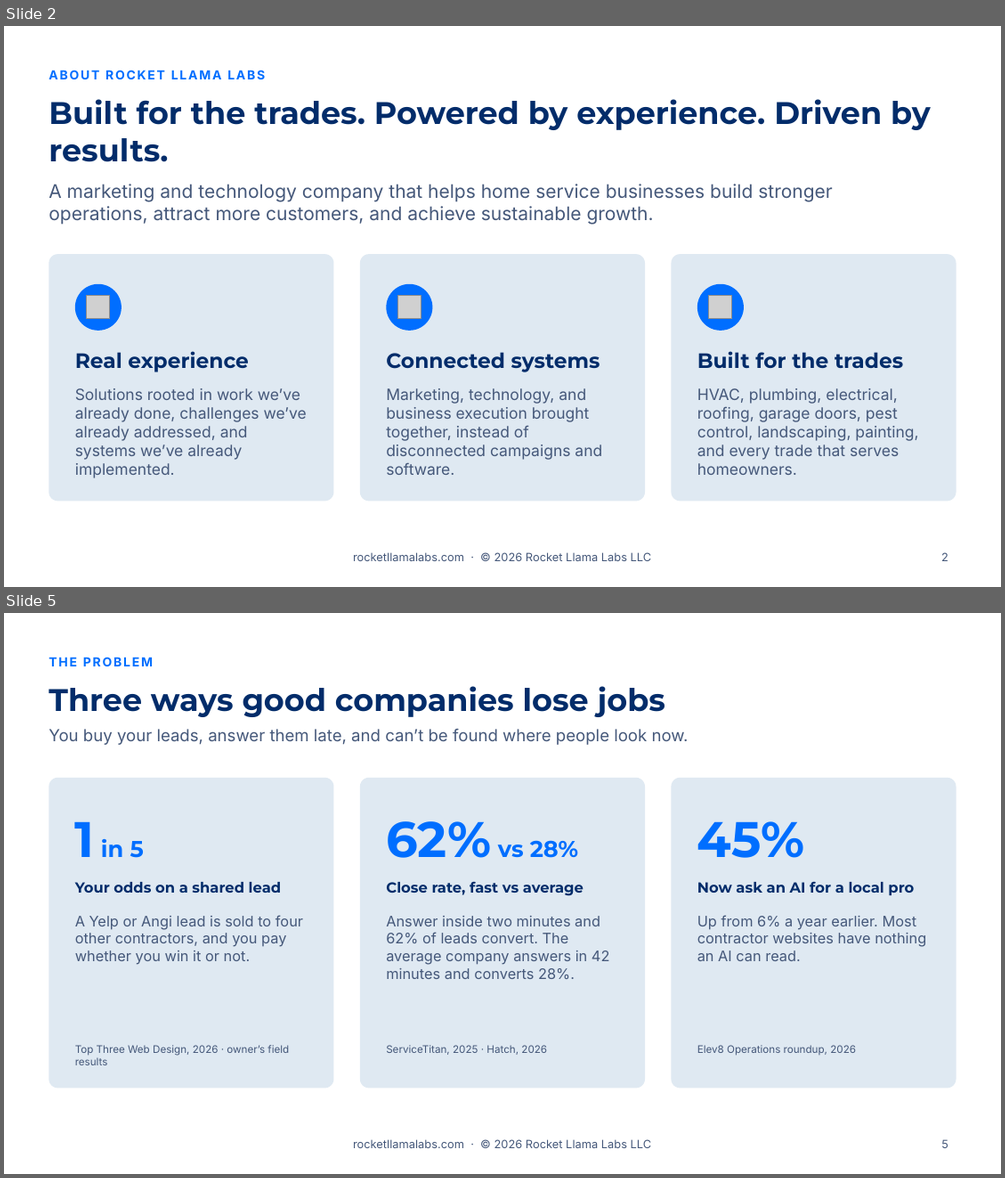
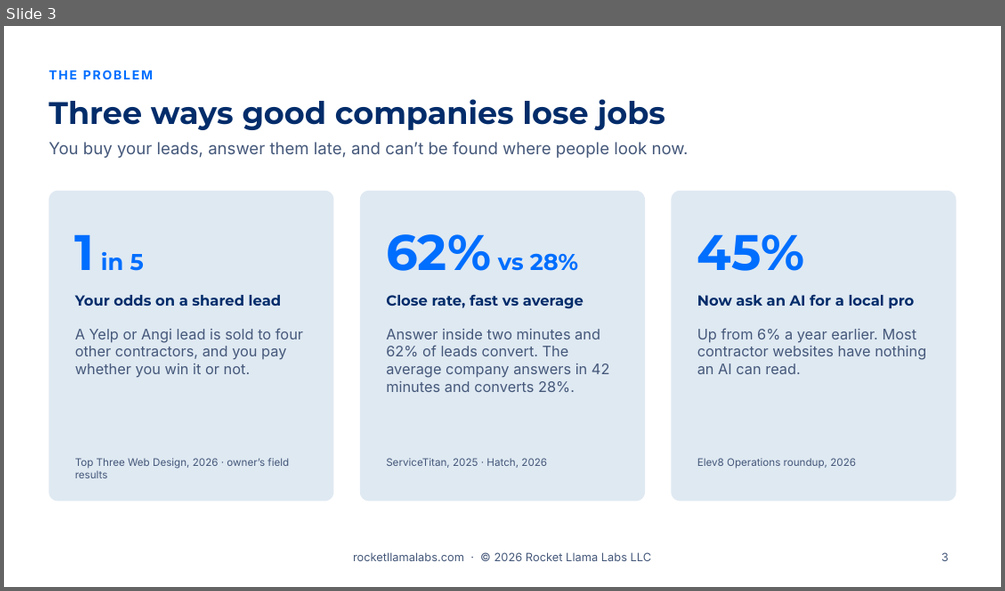
Before and after one commit to RocketLlamaLabs/rocketllama-website, a slide deck: public/slides/v1/rocket-llama-labs-sales-presentation-v1.pptx. Shown one above the other, each under a label of ours: slides 2 and 5 before the commit, slide 3 after it; the slides between them are not shown. The pictures are 1005x1178 and 1005x591 pixels, drawn with LibreOffice and Linux fonts; fonts in the diff are those of the drawing; grey boxes stand for pictures; background and template pictures are left out. Boxes give left, top, right and bottom in pixels: in the first picture for what was removed or moved away, otherwise in the second. Text is boxed around its words. In the diff, an @@ line names an element or a change of style, - is before the commit and + after.

```diff
--- a/public/slides/v1/rocket-llama-labs-sales-presentation-v1.pptx
+++ b/public/slides/v1/rocket-llama-labs-sales-presentation-v1.pptx
@@ slide 2 removed at [4, 26, 1001, 587], background #FFFFFF; not listed: 1 template element that a slide beside it also shows @@
@@ text removed at [48, 70, 265, 79] @@
-ABOUT ROCKET LLAMA LABS
@@ title removed at [48, 99, 930, 130] @@
-Built for the trades. Powered by experience. Driven by results.
@@ text removed at [48, 184, 832, 224] @@
-A marketing and technology company that helps home service businesses build stronger operations, attract more customers, and achieve sustainable growth.
@@ rounded rectangle removed at [48, 254, 334, 501] @@
@@ rounded rectangle removed at [360, 254, 645, 501] @@
@@ rounded rectangle removed at [671, 254, 956, 501] @@
@@ ellipse removed at [75, 284, 121, 330] @@
@@ ellipse removed at [386, 284, 432, 330] @@
@@ ellipse removed at [697, 284, 744, 330] @@
@@ picture removed at [86, 295, 109, 319] @@
@@ picture removed at [398, 295, 421, 319] @@
@@ picture removed at [709, 295, 732, 319] @@
@@ text removed at [75, 351, 249, 372] @@
-Real experience
@@ text removed at [386, 352, 600, 372] @@
-Connected systems
@@ text removed at [697, 351, 903, 368] @@
-Built for the trades
@@ text removed at [75, 388, 307, 478] @@
-Solutions rooted in work we’ve already done, challenges we’ve already addressed, and systems we’ve already implemented.
@@ text removed at [386, 388, 602, 475] @@
-Marketing, technology, and business execution brought together, instead of disconnected campaigns and software.
@@ text removed at [697, 388, 918, 475] @@
-HVAC, plumbing, electrical, roofing, garage doors, pest control, landscaping, painting, and every trade that serves homeowners.
@@ page number removed at [941, 552, 948, 561] @@
-2
@@ what was slide 5 is now slide 3 @@
@@ page number at [941, 552, 948, 561]: text changed @@
-5
+3
```
Also in this commit, not shown: 5 slides changed, 1 slide added, 2 other slides removed, 15 other files.
